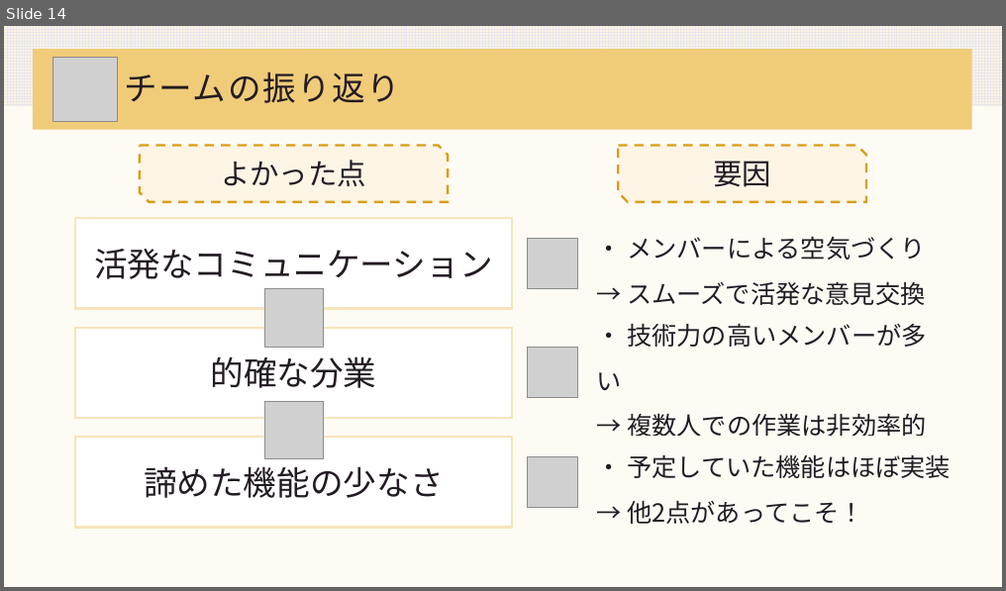
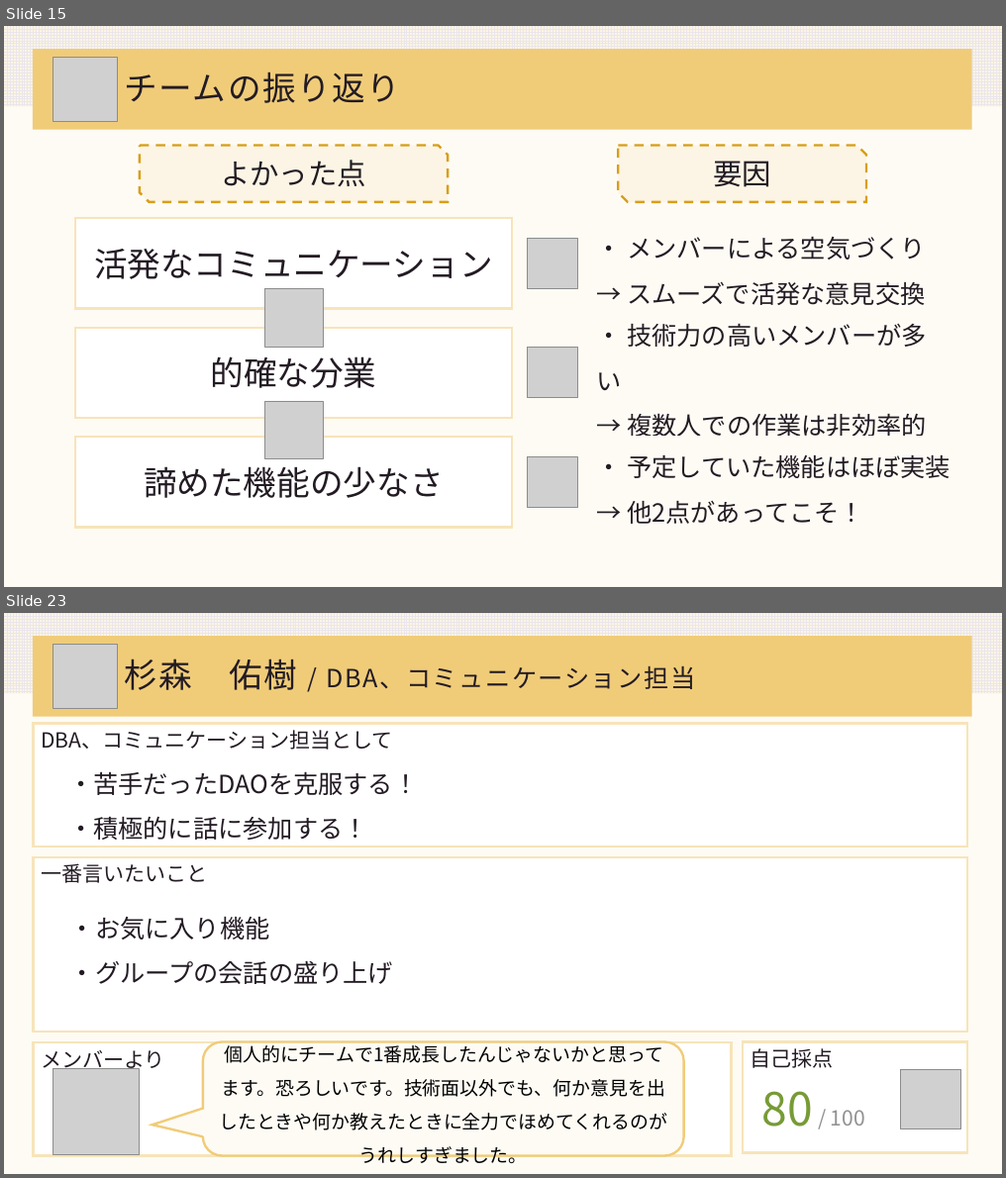
Before and after one commit to DOJO-2021/A-4, a slide deck: documents/worldMap発表資料改良.pptx. Shown one above the other, each under a label of ours: slide 14 before the commit, slides 15 and 23 after it; the slides between them are not shown. The pictures are 1006x591 and 1006x1178 pixels, drawn with LibreOffice and Linux fonts; fonts in the diff are those of the drawing; grey boxes stand for pictures. Boxes give left, top, right and bottom in pixels: in the first picture for what was removed or moved away, otherwise in the second. Text is boxed around its words. In the diff, an @@ line names an element or a change of style, - is before the commit and + after.

```diff
--- a/documents/worldMap発表資料改良.pptx
+++ b/documents/worldMap発表資料改良.pptx
@@ slide 23 added at bbox=[4, 613, 1002, 1174], background #FCF5E5 at 40% opacity; not listed: 2 template elements that a slide beside it also shows @@
@@ picture added at bbox=[54, 645, 117, 708] @@
@@ title added at bbox=[125, 659, 695, 690], 24 pt, text #231B23 @@
+杉森 佑樹 / DBA、コミュニケーション担当
@@ rectangle added at bbox=[33, 724, 967, 847], fill #FFFFFF, outline #F7E4BA 2.25 pt, 20 pt, text #231B23 @@
+DBA、コミュニケーション担当として
@@ text added at bbox=[68, 771, 418, 840], 24 pt, text #231B23 @@
+・苦手だったDAOを克服する！
+・積極的に話に参加する！
@@ rectangle added at bbox=[33, 858, 967, 1032], fill #FFFFFF, outline #F7E4BA 2.25 pt, 20 pt, text #231B23 @@
+一番言いたいこと
@@ text added at bbox=[70, 917, 393, 984], 24 pt, text #231B23 @@
+・お気に入り機能
+・グループの会話の盛り上げ
@@ rectangle added at bbox=[33, 1044, 731, 1157], fill #FFFFFF, outline #F7E4BA 2.25 pt, 20 pt, text #231B23 @@
+メンバーより
@@ rounded speech box added at bbox=[203, 1042, 684, 1156], fill #FEFBF5, outline #F0CC79 2.25 pt, 18 pt, text #000000 @@
+個人的にチームで1番成長したんじゃないかと思ってます。恐ろしいです。技術面以外でも、何か意見を出したときや何か教えたときに全力でほめてくれるのがうれしすぎました。
@@ rectangle added at bbox=[743, 1042, 967, 1153], fill #FFFFFF, outline #F7E4BA 2.25 pt, 20 pt, text #231B23 @@
+自己採点
@@ picture added at bbox=[54, 1069, 140, 1155] @@
@@ picture added at bbox=[901, 1069, 960, 1130] @@
@@ text added at bbox=[762, 1091, 865, 1127], 20 pt, text #929292 @@
+80 / 100
@@ what was slide 14 is now slide 15 @@
```
Also in this commit, not shown: 14 slides changed, 5 other slides added, 1 slide removed.
